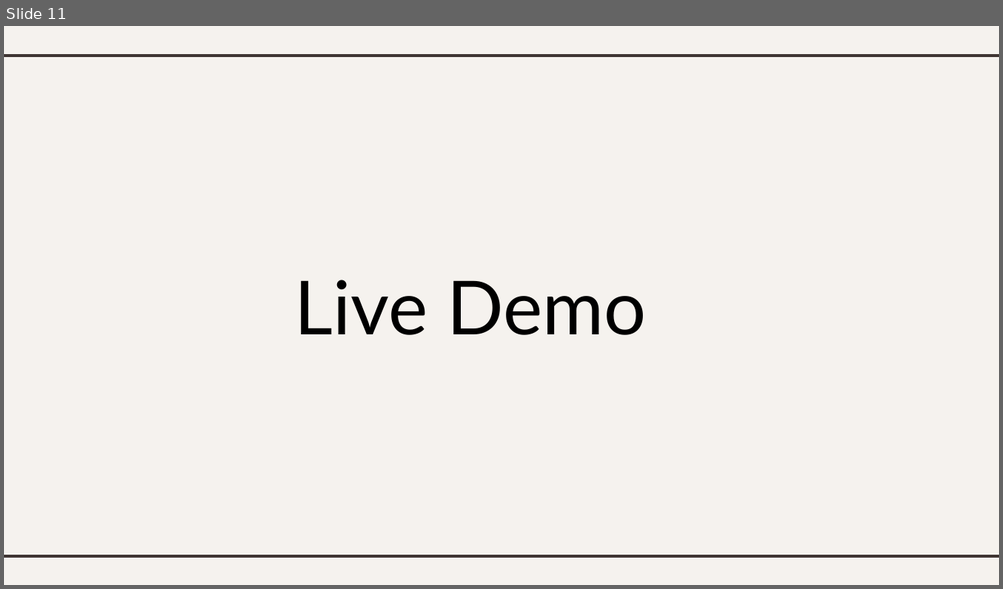
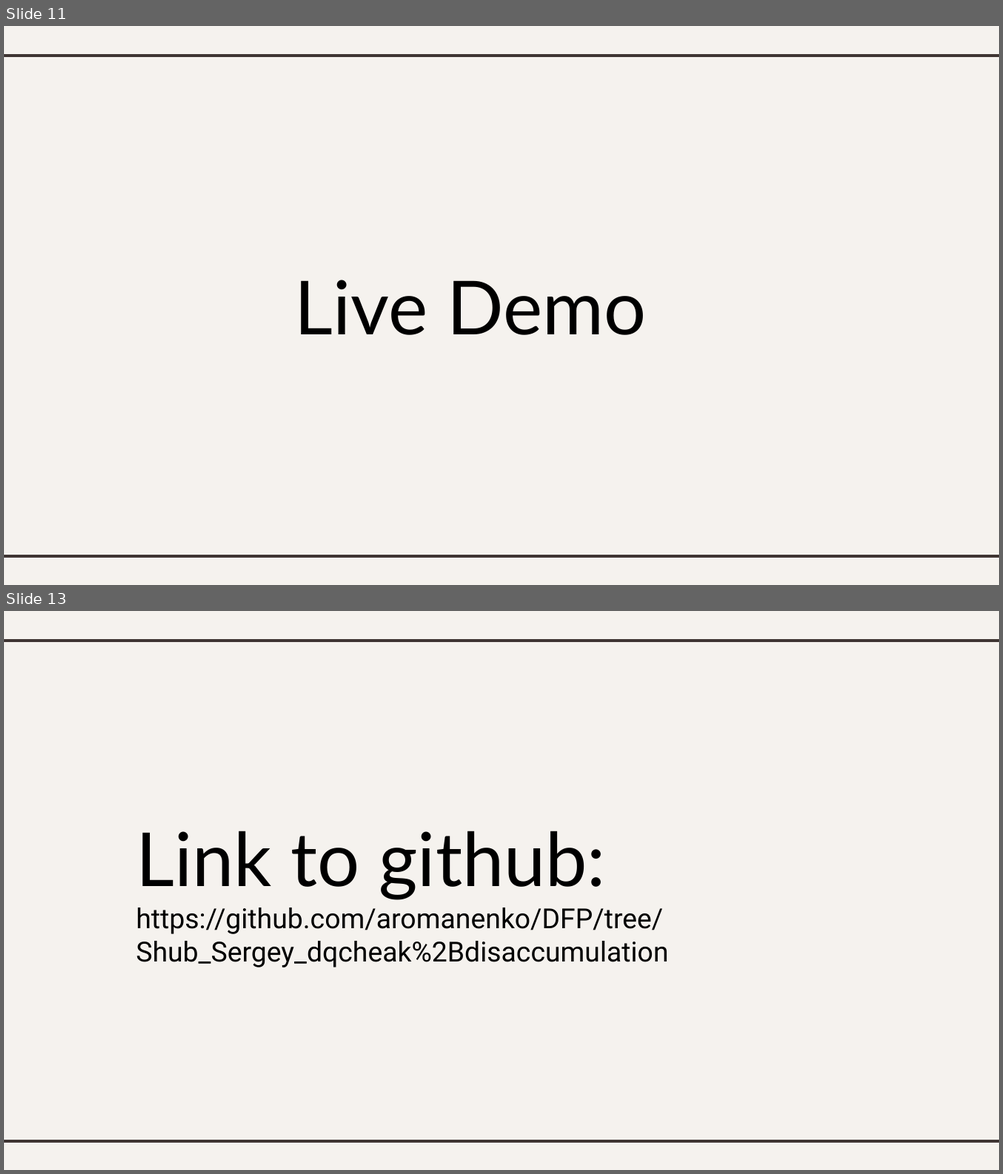
Before and after one commit to aromanenko/DFP, a slide deck: Dq_check+Disaccumulization.pptx. Shown one above the other, each under a label of ours: slide 11 before the commit, slides 11 and 13 after it; the slides between them are not shown. The pictures are 1003x589 and 1003x1174 pixels, drawn with LibreOffice and Linux fonts; fonts in the diff are those of the drawing. Boxes give left, top, right and bottom in pixels: in the first picture for what was removed or moved away, otherwise in the second. Text is boxed around its words. In the diff, an @@ line names an element or a change of style, - is before the commit and + after.

```diff
--- a/Dq_check+Disaccumulization.pptx
+++ b/Dq_check+Disaccumulization.pptx
@@ slide 13 added at bbox=[4, 611, 999, 1170], background #F5F2EE; not listed: 2 template elements that a slide beside it also shows @@
@@ text added at bbox=[136, 831, 668, 968], 20 pt, text #000000 @@
+Link to github:
+https://github.com/aromanenko/DFP/tree/Shub_Sergey_dqcheak%2Bdisaccumulation
```
Also in this commit, not shown: 6 slides changed, 4 other slides added, 4 slides removed.
